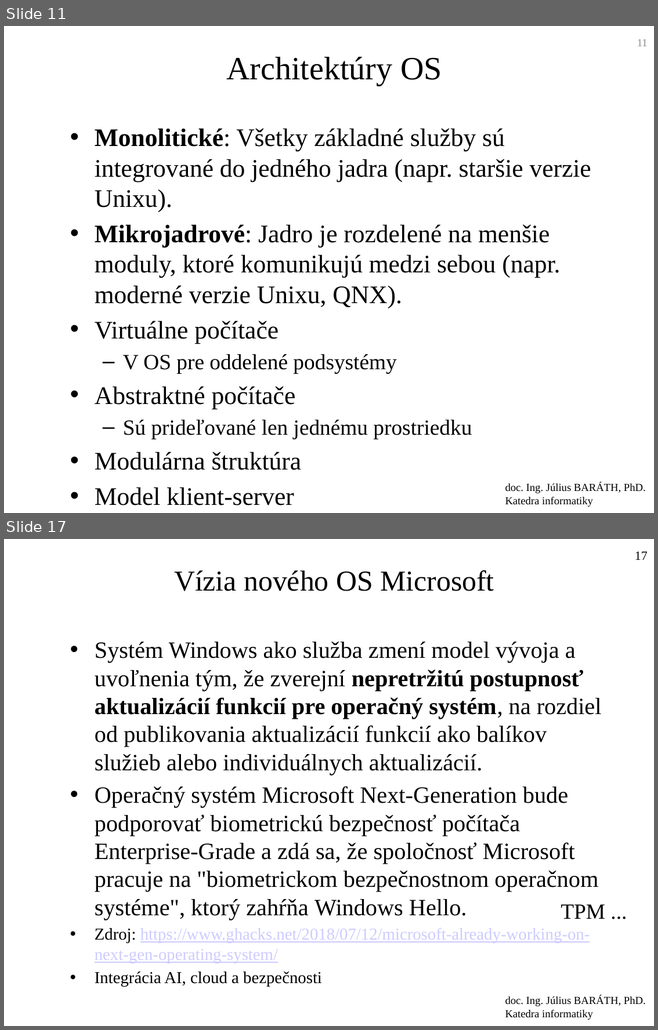
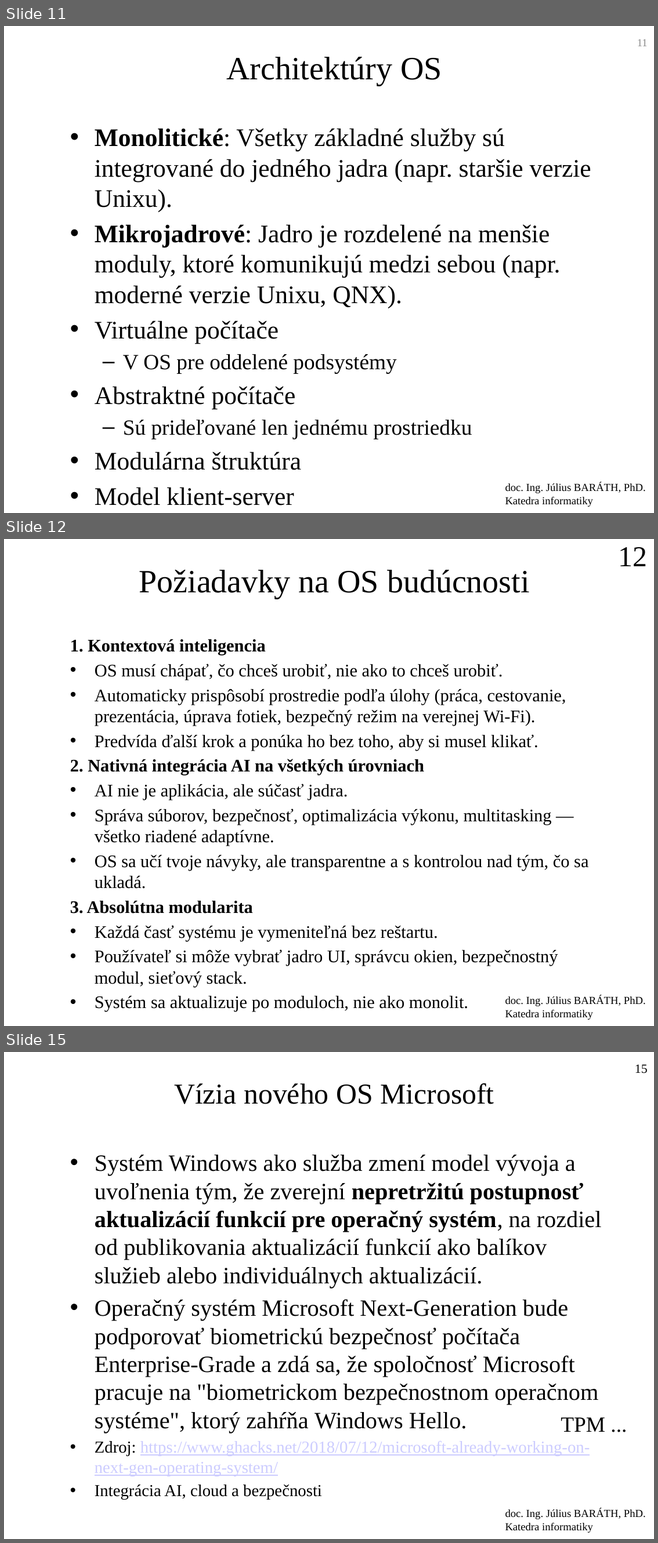
Before and after one commit to jb23lm87/OS-prednasky, a slide deck: OS 1 Úvod do OS.pptx. Shown one above the other, each under a label of ours: slides 11 and 17 before the commit, slides 11, 12 and 15 after it; the slides between them are not shown. The pictures are 658x1030 and 658x1543 pixels, drawn with LibreOffice and Linux fonts; fonts in the diff are those of the drawing. Boxes give left, top, right and bottom in pixels: in the first picture for what was removed or moved away, otherwise in the second. Text is boxed around its words. In the diff, an @@ line names an element or a change of style, - is before the commit and + after.

```diff
--- a/OS 1 Úvod do OS.pptx
+++ b/OS 1 Úvod do OS.pptx
@@ slide 12 added at (x1=4, y1=539, x2=654, y2=1026), background #FFFFFF; not listed: 1 template element that a slide beside it also shows @@
@@ page number added at (x1=618, y1=547, x2=647, y2=566), 32 pt, text #000000 @@
+12
@@ title added at (x1=139, y1=570, x2=529, y2=598), 36 pt, text #000000 @@
+Požiadavky na OS budúcnosti
@@ text added at (x1=70, y1=639, x2=588, y2=1009), 19.6 pt, text #000000 @@
+1. Kontextová inteligencia
+• OS musí chápať, čo chceš urobiť, nie ako to chceš urobiť.
+• Automaticky prispôsobí prostredie podľa úlohy (práca, cestovanie, prezentácia, úprava fotiek, bezpečný režim na verejnej Wi‑Fi).
+• Predvída ďalší krok a ponúka ho bez toho, aby si musel klikať.
+2. Nativná integrácia AI na všetkých úrovniach
+• AI nie je aplikácia, ale súčasť jadra.
+• Správa súborov, bezpečnosť, optimalizácia výkonu, multitasking — všetko riadené adaptívne.
+• OS sa učí tvoje návyky, ale transparentne a s kontrolou nad tým, čo sa ukladá.
+3. Absolútna modularita
+• Každá časť systému je vymeniteľná bez reštartu.
+• Používateľ si môže vybrať jadro UI, správcu okien, bezpečnostný modul, sieťový stack.
+• Systém sa aktualizuje po moduloch, nie ako monolit.
@@ what was slide 17 is now slide 15 @@
@@ page number at (x1=634, y1=1064, x2=647, y2=1073): text changed @@
-17
+15
```
Also in this commit, not shown: 1 slide changed, 1 other slide added, 4 slides removed.
